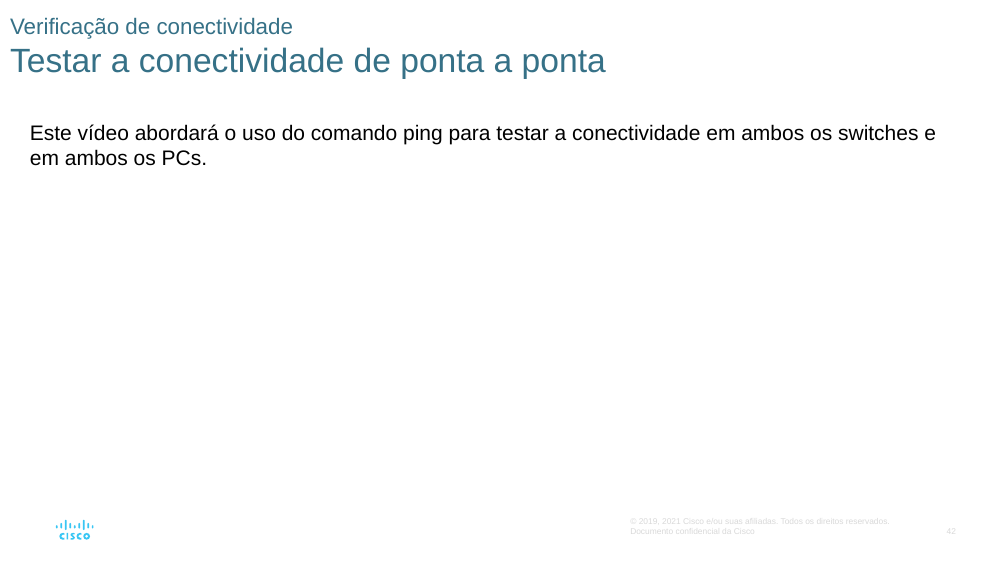
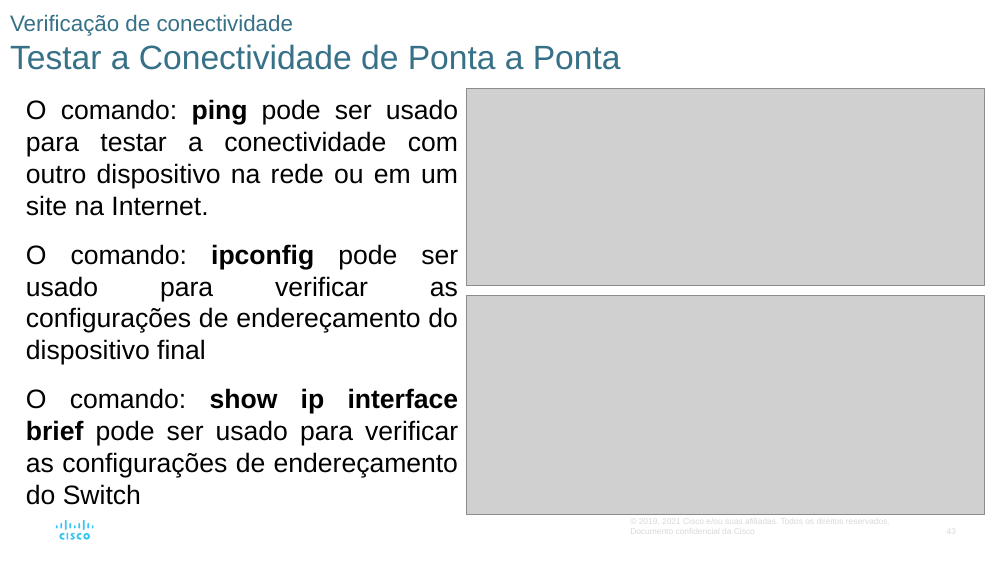
Before and after one commit to vaamonde/netacad, a slide deck: slide 43 of 02-CCNA-200-301-v7/01-CCNA-IntroducaoAsRedes-v7.02/01-Modulo01-PPTS/Modulo02-BasicoSwitchEndpoint.pptx (slide 42 before the commit). Drawn at 1008x567 pixels with LibreOffice and Linux fonts; fonts in the diff are those of the drawing; grey boxes stand for pictures. Boxes give left, top, right and bottom in pixels: in the first picture for what was removed or moved away, otherwise in the second. Text is boxed around its words. In the diff, an @@ line names an element or a change of style, - is before the commit and + after.

```diff
--- a/02-CCNA-200-301-v7/01-CCNA-IntroducaoAsRedes-v7.02/01-Modulo01-PPTS/Modulo02-BasicoSwitchEndpoint.pptx
+++ b/02-CCNA-200-301-v7/01-CCNA-IntroducaoAsRedes-v7.02/01-Modulo01-PPTS/Modulo02-BasicoSwitchEndpoint.pptx
@@ title at (10, 14, 621, 70): text changed @@
-Verificação de conectividade
-Testar a conectividade de ponta a ponta
+Verificação de conectividade
+Testar a Conectividade de Ponta a Ponta
@@ picture added at (466, 88, 984, 285) @@
@@ text added at (26, 99, 459, 505), 19 pt, text #000000 @@
+O comando: ping pode ser usado para testar a conectividade com outro dispositivo na rede ou em um site na Internet.
+O comando: ipconfig pode ser usado para verificar as configurações de endereçamento do dispositivo final
+O comando: show ip interface brief pode ser usado para verificar as configurações de endereçamento do Switch
@@ text removed at (30, 124, 936, 166) @@
-Este vídeo abordará o uso do comando ping para testar a conectividade em ambos os switches e em ambos os PCs.
@@ picture added at (466, 295, 984, 514) @@
```
Also in this commit, not shown: 28 other slides changed, 1 slide added, 29 other files.
